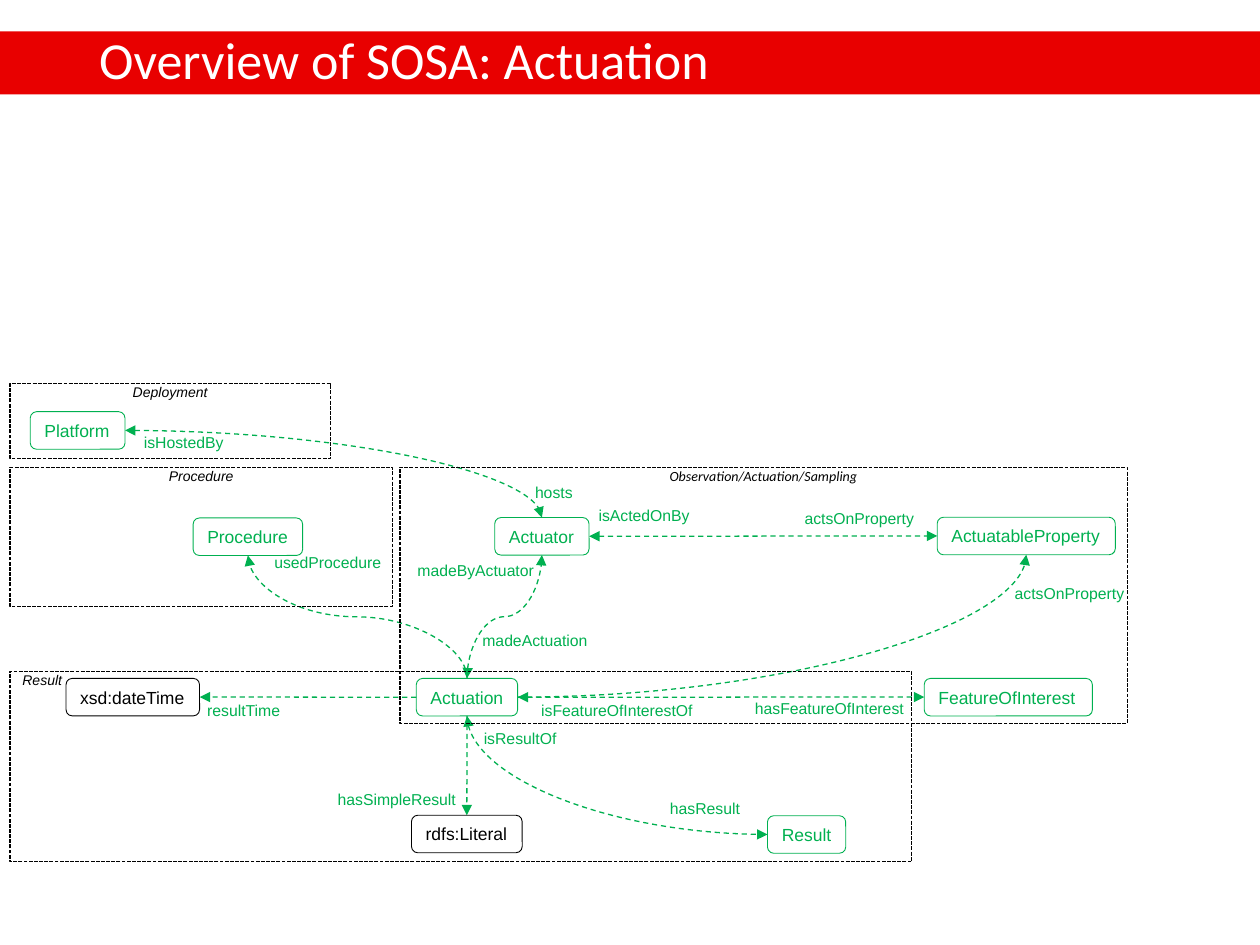
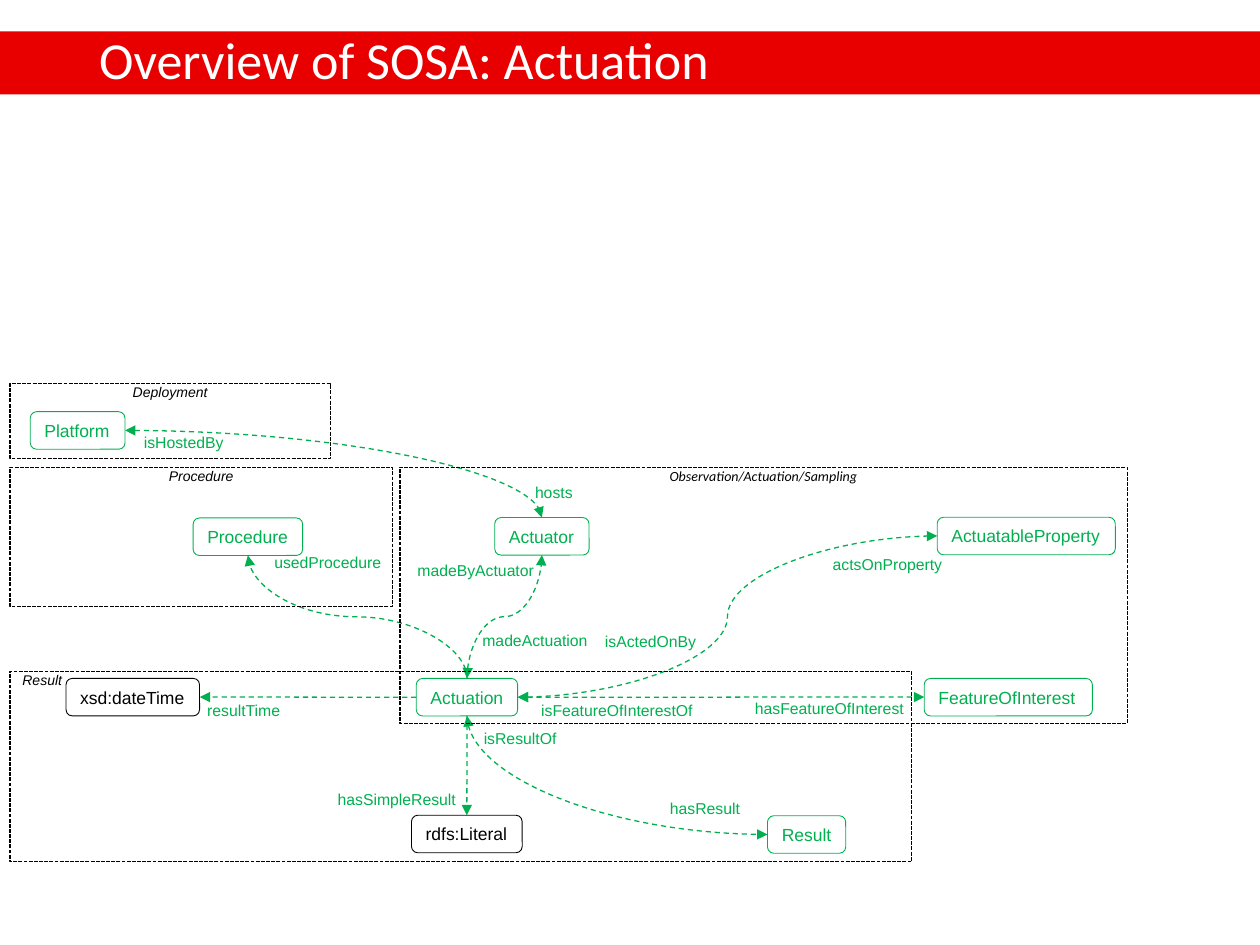
Before and after one commit to w3c/sdw, a slide deck: slide 5 of ssn/SOSA-SSN ontologies v6.pptx. Drawn at 1260x945 pixels with LibreOffice and Linux fonts; fonts in the diff are those of the drawing; background and template pictures are left out. Boxes give left, top, right and bottom in pixels: in the first picture for what was removed or moved away, otherwise in the second. Text is boxed around its words. In the diff, an @@ line names an element or a change of style, - is before the commit and + after.

```diff
--- a/ssn/SOSA-SSN ontologies v6.pptx
+++ b/ssn/SOSA-SSN ontologies v6.pptx
@@ curved double arrow moved from (590, 537) - (937, 536) to (518, 697) - (937, 536) @@
@@ curved arrow removed from (518, 697) to (1026, 554) @@
@@ text "actsOnProperty": place and size @@
-text "actsOnProperty" at [805,513,914,528]
+text "actsOnProperty" at [833,559,942,574]
@@ text removed at [1015,588,1124,603] @@
-actsOnProperty
@@ text "isActedOnBy": place and size @@
-text "isActedOnBy" at [599,509,690,525]
+text "isActedOnBy" at [605,635,696,651]
```
Also in this commit, not shown: 3 other slides changed.
